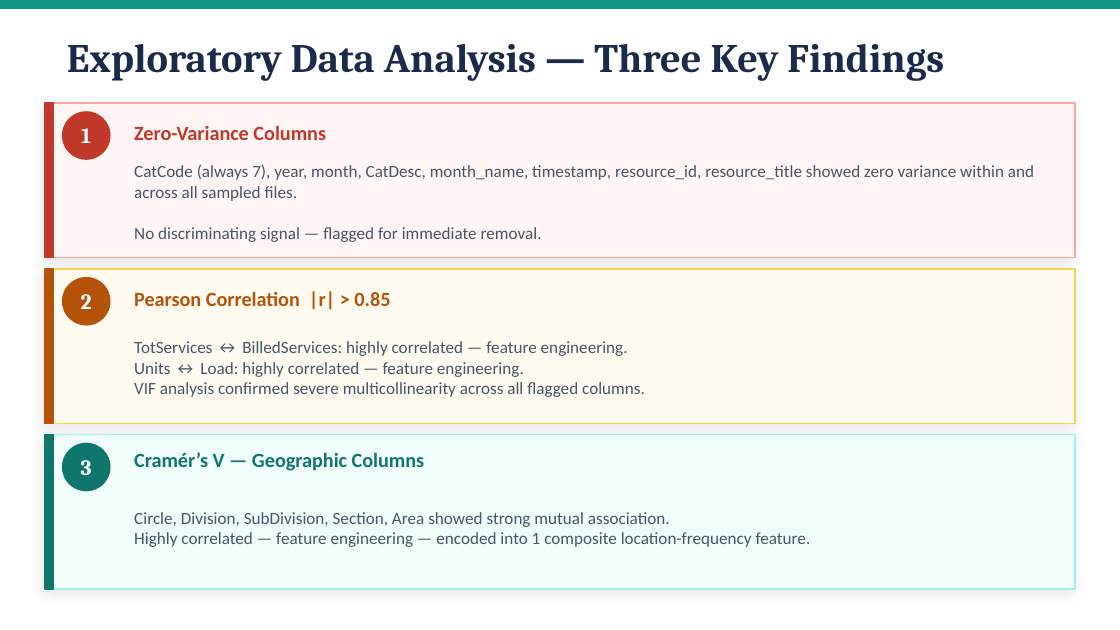
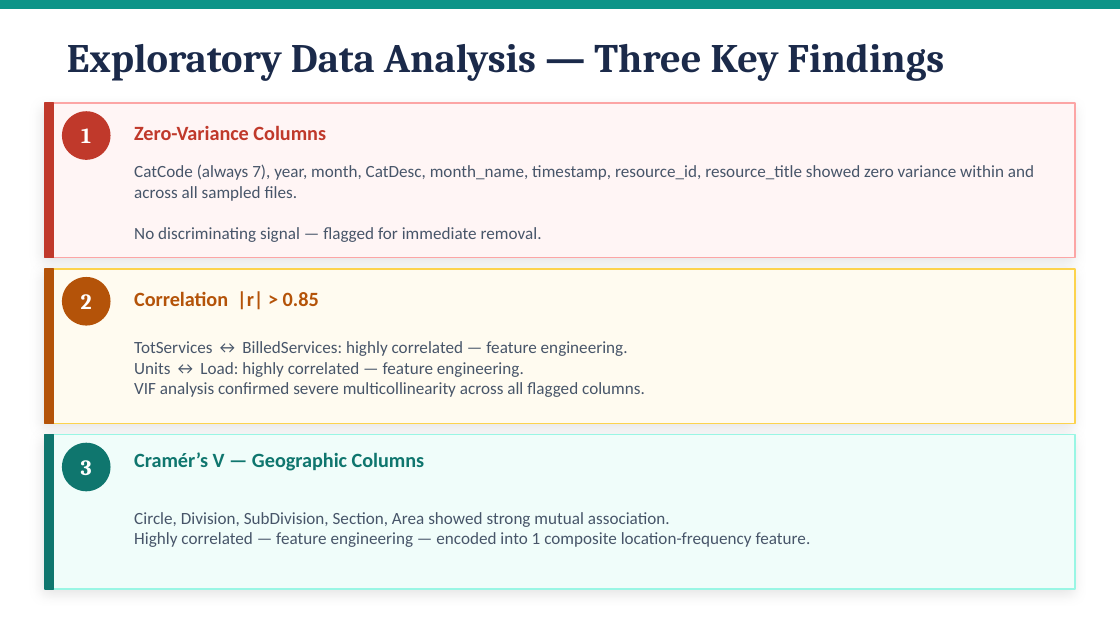
Before and after one commit to amanj4/aman-training-modules, a slide deck: slide 15 of Summary/training_review.pptx (slide 16 before the commit). Drawn at 1120x630 pixels with LibreOffice and Linux fonts; fonts in the diff are those of the drawing. Boxes give left, top, right and bottom in pixels: in the first picture for what was removed or moved away, otherwise in the second. Text is boxed around its words. In the diff, an @@ line names an element or a change of style, - is before the commit and + after.

```diff
--- a/Summary/training_review.pptx
+++ b/Summary/training_review.pptx
@@ text at (x1=134, y1=291, x2=319, y2=310): text changed @@
-Pearson Correlation |r| > 0.85
+Correlation |r| > 0.85
```
Also in this commit, not shown: 4 other slides changed, 1 slide removed, 2 other files.
